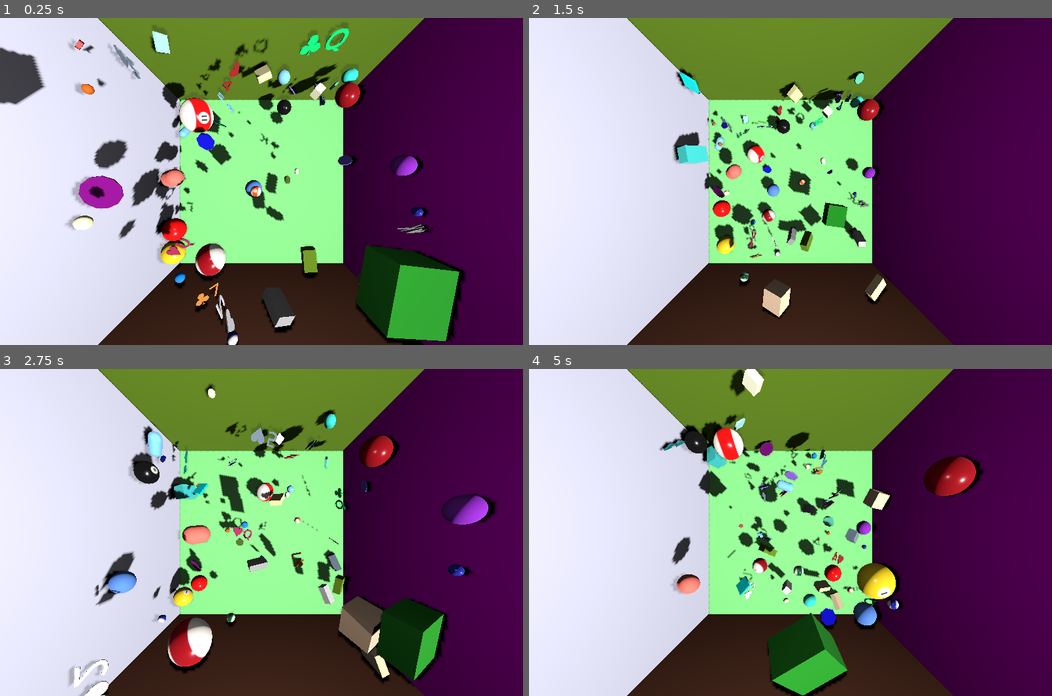
Above: before the commit, frames 1-4 (two rows, left to right).
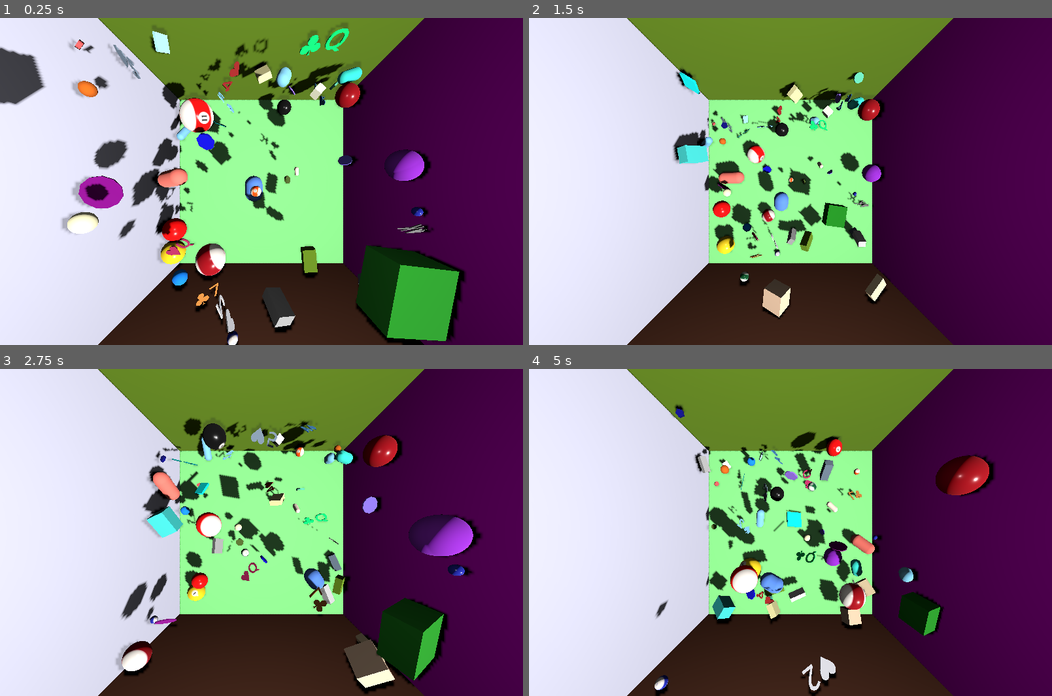
Above: after the commit, the same moments.

Repository: kasworld/gd4bounce
Game: Godot game, scene res://main.tscn
Two runs of this game, one before a commit and one after it. Both use one fixed random seed, a clock stepped at 60 frames per second and the inputs below.
Inputs (mouse positions are in pixels of both pictures, inside the frame that each line leads up to):
- Up to frame 1 (0.25 s): no input
- Up to frame 2 (1.5 s): tap Enter at 0.5 s; move the mouse to (905, 165) at 0.52 s; click (905, 165) at 0.67 s; move the mouse to (685, 197) at 1.27 s; click (685, 197) at 1.42 s
- Up to frame 3 (2.75 s): move the mouse to (313, 460) at 2.02 s; click (313, 460) at 2.17 s
- Up to frame 4 (5 s): move the mouse to (764, 597) at 2.77 s; click (764, 597) at 2.92 s; move the mouse to (947, 581) at 3.52 s; click (947, 581) at 3.67 s; move the mouse to (633, 483) at 4.27 s; click (633, 483) at 4.42 s

The runs differ from the first frame. In frame 1, 2.0% of the frame differs, in the area x 11-83%, y 13-84%; in frame 2, 2.1%; in frame 3, 14%; in frame 4, 17%, in the area x 24-89%, y 0-100%.

Commit message:
code clean

Diff:
--- a/main.gd
+++ b/main.gd
@@ -6,38 +6,34 @@
 
 	for i in n:
 		var rtn = preload("res://ball.tscn").instantiate().set_material(Ball.tex_array.pick_random()).set_radius(randf_range(0.2,1))
-		rand_pos_rot(rtn)
-		add_child(rtn)
+		add_child(rand_pos_rot(rtn))
 
 	for i in n:
 		var rtn = preload("res://capsule.tscn").instantiate().set_color(NamedColorList.color_list.pick_random()[0]).set_radius_height(
-			randf_range(0.2,1), randf_range(0.4,2),
+			randf_range(0.2,1), randf_range(0.6,3),
 		)
-		rand_pos_rot(rtn)
-		add_child(rtn)
+		add_child(rand_pos_rot(rtn))
 
 	for i in n:
 		var rtn = preload("res://coin.tscn").instantiate().init( i%8 +4).set_color(NamedColorList.color_list.pick_random()[0]).set_radius_height(
 			randf_range(0.2,1), randf_range(0.04,0.2),
 		)
-		rand_pos_rot(rtn)
-		add_child(rtn)
+		add_child(rand_pos_rot(rtn))
 
 	for i in n:
 		var rtn = preload("res://dice.tscn").instantiate().set_color(NamedColorList.color_list.pick_random()[0]).set_size(
 			Vector3( randf_range(0.4,2),randf_range(0.4,2),randf_range(0.4,2) )
 		)
-		rand_pos_rot(rtn)
-		add_child(rtn)
+		add_child(rand_pos_rot(rtn))
 
 	for i in n:
 		var rtn = preload("res://char.tscn").instantiate().init(deck.pick_random()).set_color(NamedColorList.color_list.pick_random()[0])
-		rand_pos_rot(rtn)
-		add_child(rtn)
+		add_child(rand_pos_rot(rtn))
 
-func rand_pos_rot(n :Node3D) -> void:
+func rand_pos_rot(n :Node3D) -> Node3D:
 	n.position = Vector3(randf_range(-9,9),randf_range(-8,9),randf_range(-9,9))
 	n.rotation = Vector3(randf_range(-PI,PI),randf_range(-PI,PI),randf_range(-PI,PI))
+	return n
 
 var key2fn = {
 	KEY_ESCAPE:_on_button_esc_pressed,
